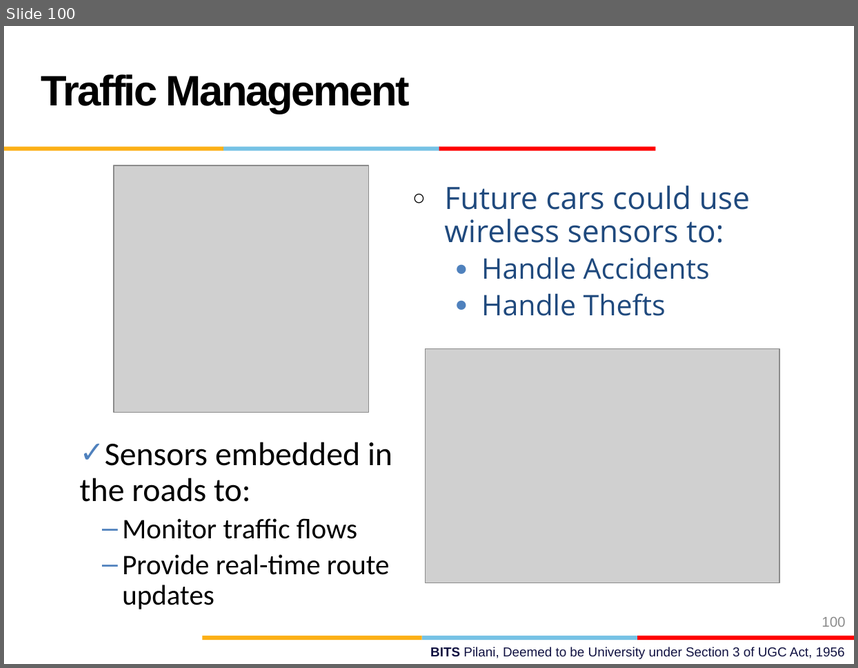
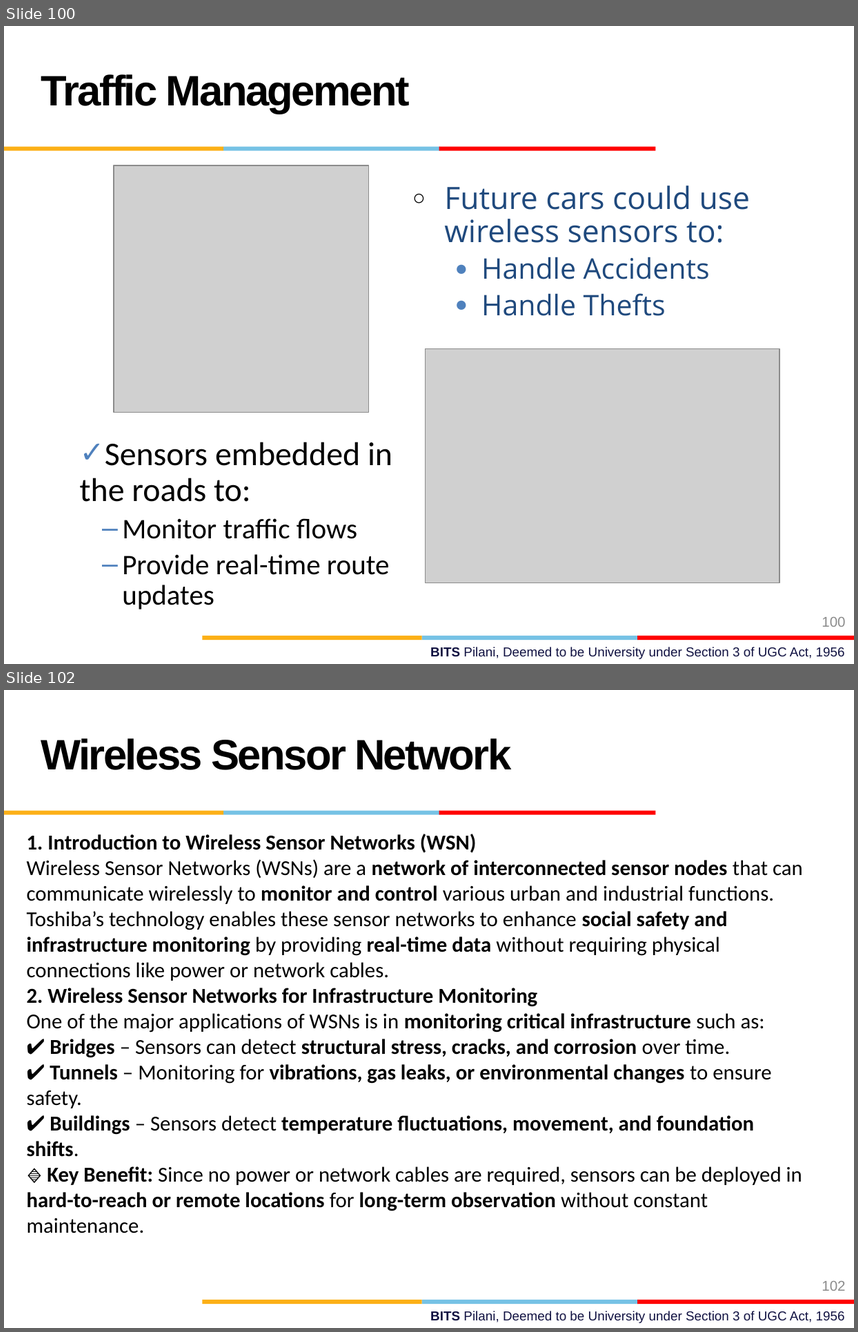
Before and after one commit to AbidKhan01ak/Mtech-7th-Sem, a slide deck: NEA/NEA.pptx. Shown one above the other, each under a label of ours: slide 100 before the commit, slides 100 and 102 after it; the slides between them are not shown. The pictures are 858x668 and 858x1332 pixels, drawn with LibreOffice and Linux fonts; fonts in the diff are those of the drawing; grey boxes stand for pictures; background and template pictures are left out. Boxes give left, top, right and bottom in pixels: in the first picture for what was removed or moved away, otherwise in the second. Text is boxed around its words. In the diff, an @@ line names an element or a change of style, - is before the commit and + after.

```diff
--- a/NEA/NEA.pptx
+++ b/NEA/NEA.pptx
@@ slide 102 added at (4, 690, 854, 1328), background #FFFFFF; not listed: 7 template elements that a slide beside it also shows @@
@@ text added at (41, 738, 512, 770), 36 pt, text #000000, bold @@
+Wireless Sensor Network
@@ text added at (27, 834, 803, 1233), 18 pt, text #000000, bold @@
+1. Introduction to Wireless Sensor Networks (WSN)
+Wireless Sensor Networks (WSNs) are a network of interconnected sensor nodes that can communicate wirelessly to monitor and control various urban and industrial functions. Toshiba’s technology enables these sensor networks to enhance social safety and infrastructure monitoring by providing real-time data without requiring physical connections like power or network cables.
+2. Wireless Sensor Networks for Infrastructure Monitoring
+One of the major applications of WSNs is in monitoring critical infrastructure such as:
+✔ Bridges – Sensors can detect structural stress, cracks, and corrosion over time.
+✔ Tunnels – Monitoring for vibrations, gas leaks, or environmental changes to ensure safety.
+✔ Buildings – Sensors detect temperature fluctuations, movement, and foundation shifts.
+🔹 Key Benefit: Since no power or network cables are required, sensors can be deployed in hard-to-reach or remote locations for long-term observation without constant maintenance.
@@ page number added at (822, 1281, 845, 1290), 12 pt, text #8C8C8C @@
+102
```
Also in this commit, not shown: 1 slide changed, 75 other slides added.
